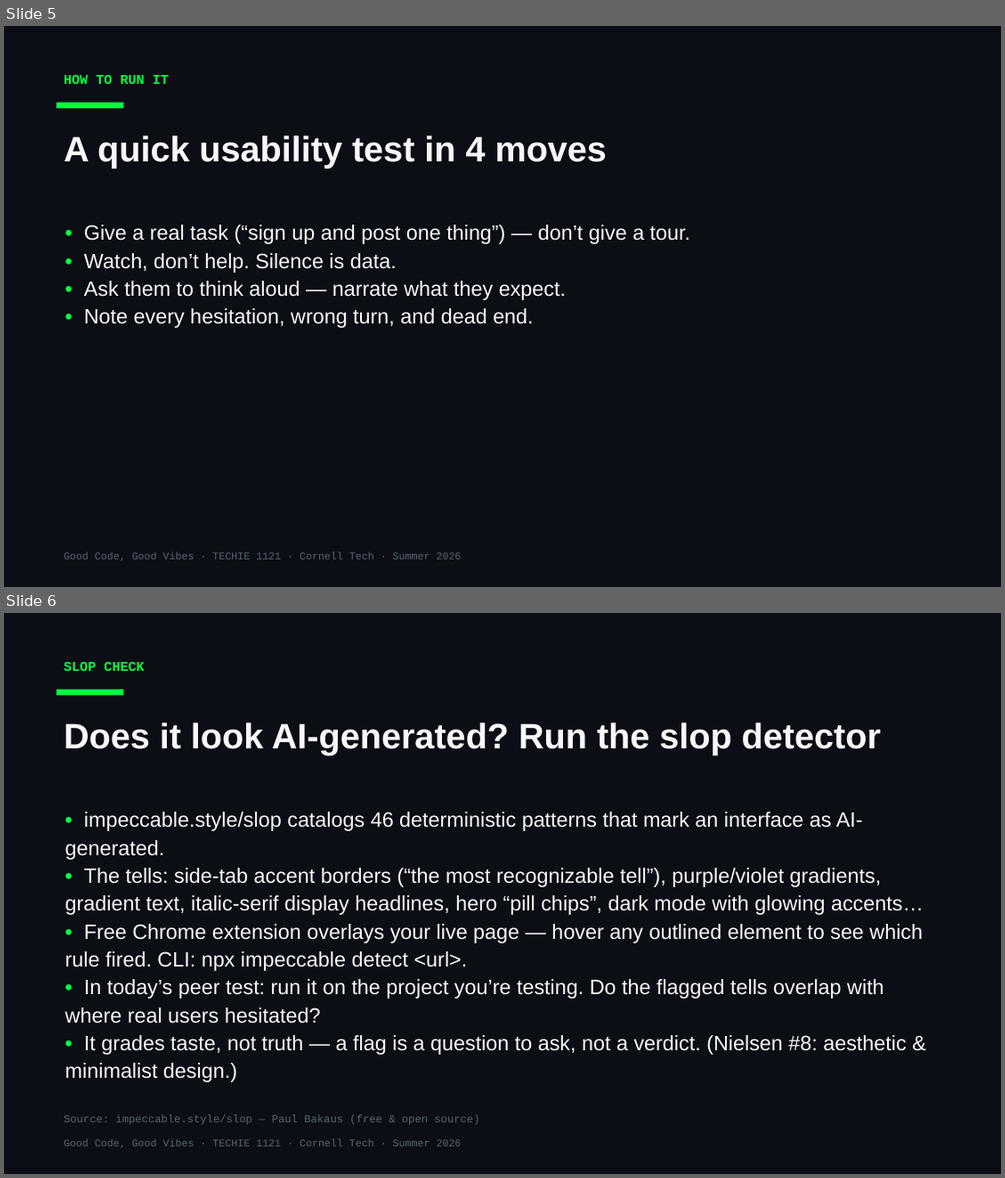
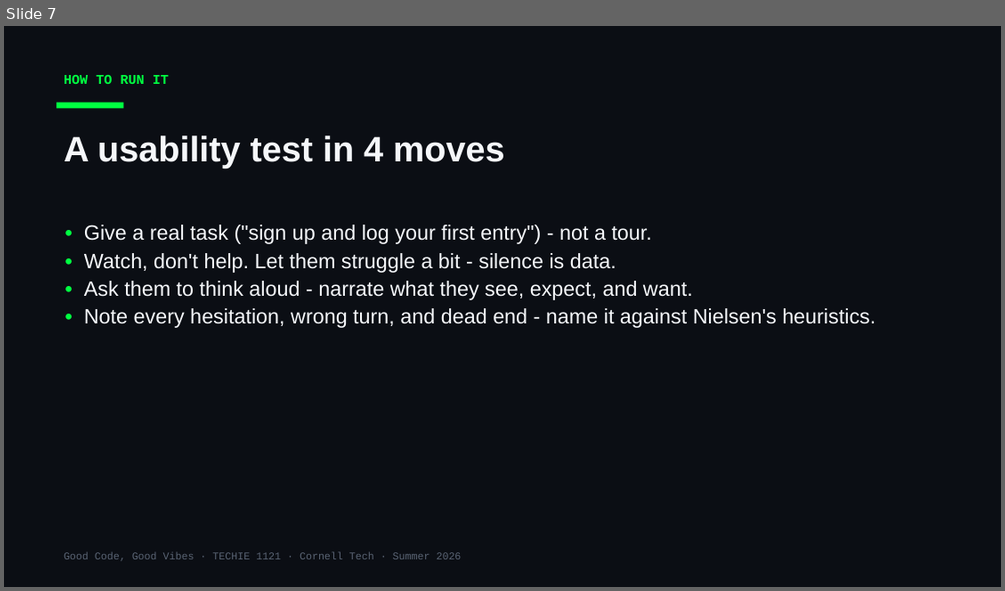
Before and after one commit to Cornell-Tech-Vibe-Coding-Summer-2026/website, a slide deck: slides/Week3-Mon-User-Testing-I.pptx. Shown one above the other, each under a label of ours: slides 5 and 6 before the commit, slide 7 after it. The pictures are 1005x1178 and 1005x591 pixels, drawn with LibreOffice and Linux fonts; fonts in the diff are those of the drawing. Boxes give left, top, right and bottom in pixels: in the first picture for what was removed or moved away, otherwise in the second. Text is boxed around its words. In the diff, an @@ line names an element or a change of style, - is before the commit and + after.

```diff
--- a/slides/Week3-Mon-User-Testing-I.pptx
+++ b/slides/Week3-Mon-User-Testing-I.pptx
@@ slide 6 removed at box(4, 613, 1001, 1174), background #0B0E14 @@
@@ text removed at box(64, 662, 144, 671) @@
-SLOP CHECK
@@ rectangle removed at box(57, 690, 123, 695) @@
@@ text removed at box(64, 722, 881, 755) @@
-Does it look AI-generated? Run the slop detector
@@ text removed at box(65, 811, 923, 1082) @@
-• impeccable.style/slop catalogs 46 deterministic patterns that mark an interface as AI-generated.
-• The tells: side-tab accent borders (“the most recognizable tell”), purple/violet gradients, gradient text, italic-serif display headlines, hero “pill chips”, dark mode with glowing accents…
-• Free Chrome extension overlays your live page — hover any outlined element to see which rule fired. CLI: npx impeccable detect <url>.
-• In today’s peer test: run it on the project you’re testing. Do the flagged tells overlap with where real users hesitated?
-• It grades taste, not truth — a flag is a question to ask, not a verdict. (Nielsen #8: aesthetic & minimalist design.)
@@ text removed at box(64, 1114, 479, 1125) @@
-Source: impeccable.style/slop — Paul Bakaus (free & open source)
@@ text removed at box(64, 1139, 461, 1148) @@
-Good Code, Good Vibes · TECHIE 1121 · Cornell Tech · Summer 2026
@@ what was slide 5 is now slide 7 @@
@@ slide 7 changed as well @@
@@ text at box(64, 135, 504, 168): text changed @@
-A quick usability test in 4 moves
+A usability test in 4 moves
@@ text at box(84, 224, 875, 328): text changed @@
-• Give a real task (“sign up and post one thing”) — don’t give a tour.
-• Watch, don’t help. Silence is data.
-• Ask them to think aloud — narrate what they expect.
-• Note every hesitation, wrong turn, and dead end.
+• Give a real task ("sign up and log your first entry") - not a tour.
+• Watch, don't help. Let them struggle a bit - silence is data.
+• Ask them to think aloud - narrate what they see, expect, and want.
+• Note every hesitation, wrong turn, and dead end - name it against Nielsen's heuristics.
```
Also in this commit, not shown: 4 other slides changed, 10 slides added, 1 other slide removed, 2 other files.
